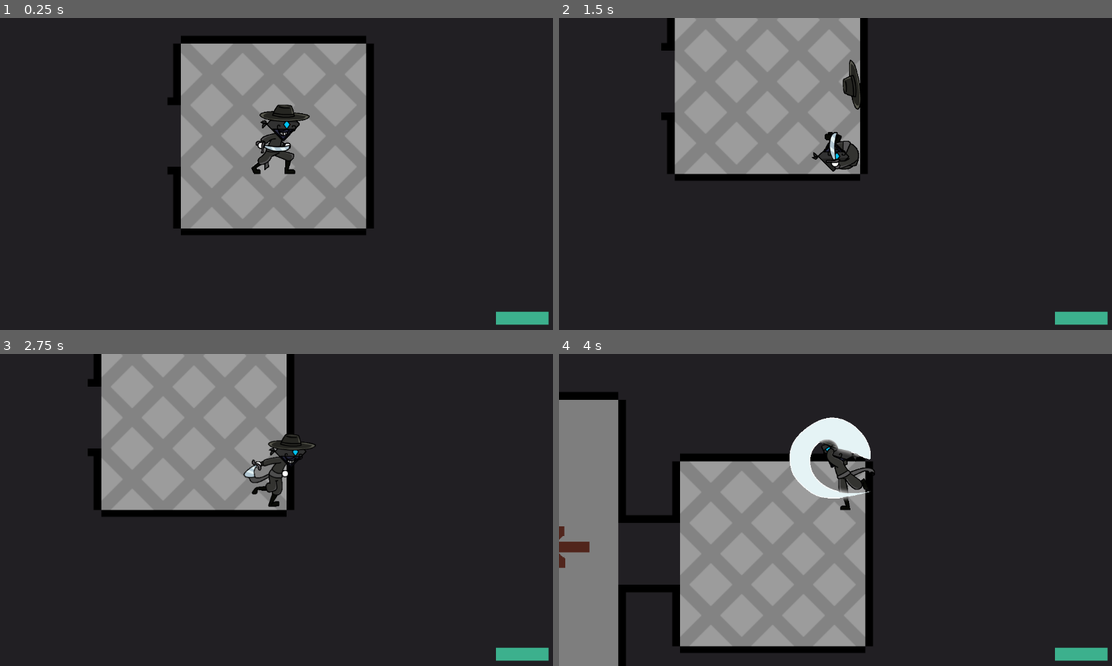
Above: before the commit, frames 1-4 (two rows, left to right).
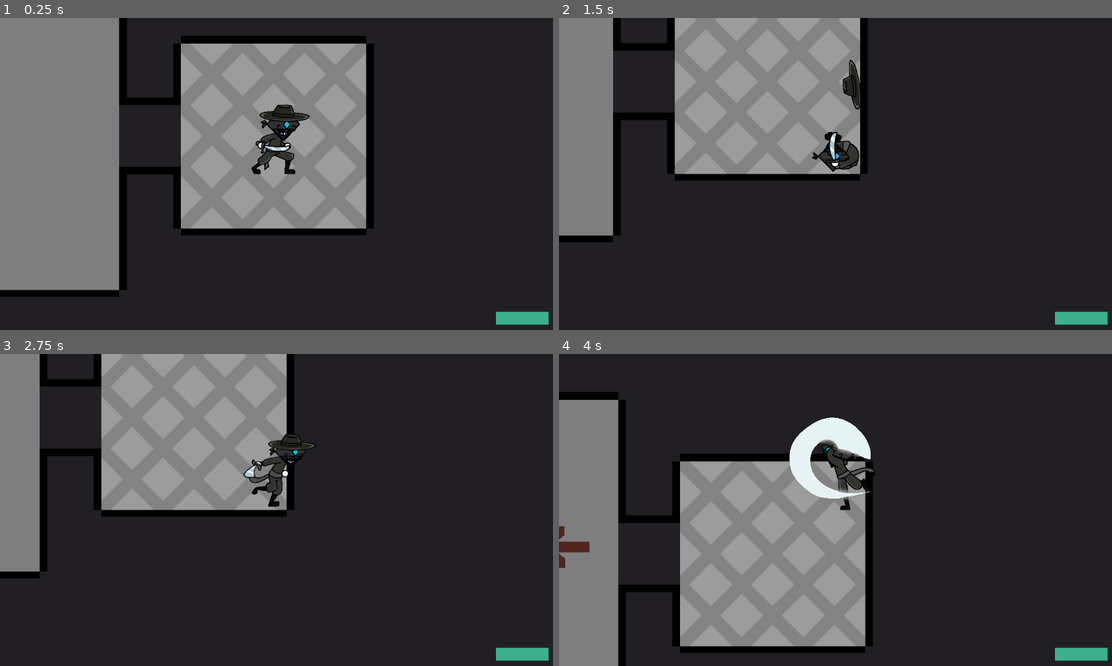
Above: after the commit, the same moments.

Repository: t0qen/gamejam-baudo
Game: Godot game, scene res://scenes/levels/level_2_ascenceur.tscn
The game is run twice, just before and just after one commit, with the same random seed, the same clock (stepped at 60 frames per second) and the same inputs. This scene is started directly instead of the project's main scene.
Inputs:
- Up to frame 1 (0.25 s): no input
- Up to frame 2 (1.5 s): hold D (move_right) 0.53-1.28 s; tap E (attack) at 0.6 s; hold S (move_down) from 1.28 s (still down); tap Space (dash) at 1.35 s
- Up to frame 3 (2.75 s): release S (move_down) at 2.03 s; hold D (move_right) from 2.03 s (still down); tap E (attack) at 2.1 s
- Up to frame 4 (4 s): release D (move_right) at 2.78 s; hold W (move_up) 2.78-3.53 s; tap Space (dash) at 2.85 s; hold A (move_left) from 3.53 s (still down); tap E (attack) at 3.6 s

The runs differ from the first frame. In frame 1, 20% of the frame differs, in the area x 0-31%, y 0-90%; in frame 2, 8.1%; in frame 3, 6.2%; in frame 4, nothing differs.

Commit message:
Modified ascenceur level

Diff:
--- a/scenes/levels/credits.tscn
+++ b/scenes/levels/credits.tscn
@@ -2,12 +2,29 @@
 
 [ext_resource type="Script" uid="uid://bam6l1aj3b1fk" path="res://scripts/levels/credits.gd" id="1_kxfi0"]
 
-[node name="credits" type="Node2D"]
+[node name="credits" type="Control"]
+layout_mode = 3
+anchors_preset = 15
+anchor_right = 1.0
+anchor_bottom = 1.0
+offset_right = -1152.0
+offset_bottom = -648.0
+grow_horizontal = 2
+grow_vertical = 2
 script = ExtResource("1_kxfi0")
 
+[node name="ColorRect" type="ColorRect" parent="."]
+layout_mode = 0
+offset_left = -8.0
+offset_right = 1169.0
+offset_bottom = 662.0
+color = Color(0.10748, 0.10748, 0.10748, 1)
+
 [node name="Label" type="Label" parent="."]
-offset_right = 40.0
-offset_bottom = 23.0
+offset_left = 400.0
+offset_top = 112.0
+offset_right = 732.0
+offset_bottom = 447.0
 text = "-- GAME ENGINE
 Godot
 
@@ -22,11 +39,8 @@
 DarkPhoenix
 "
 
-[node name="Camera2D" type="Camera2D" parent="."]
-position = Vector2(192, 56)
-
 [node name="switch" type="Timer" parent="."]
-wait_time = 5.0
+wait_time = 20.0
 one_shot = true
 
 [connection signal="timeout" from="switch" to="." method="_on_switch_timeout"]
--- a/scenes/levels/level_2_ascenceur.tscn
+++ b/scenes/levels/level_2_ascenceur.tscn
@@ -147,6 +147,10 @@
 [sub_resource type="RectangleShape2D" id="RectangleShape2D_vkduq"]
 size = Vector2(37, 63.5)
 
+[sub_resource type="WorldBoundaryShape2D" id="WorldBoundaryShape2D_ohuyx"]
+normal = Vector2(0.99994, -0.0109883)
+distance = 81.0391
+
 [sub_resource type="RectangleShape2D" id="RectangleShape2D_ohuyx"]
 size = Vector2(76, 746)
 
@@ -218,6 +222,14 @@
 position = Vector2(1575, -5.5)
 shape = SubResource("RectangleShape2D_vkduq")
 
+[node name="tqt_frr" type="StaticBody2D" parent="."]
+collision_layer = 16
+collision_mask = 5
+
+[node name="CollisionShape2D" type="CollisionShape2D" parent="tqt_frr"]
+position = Vector2(-2899, 17)
+shape = SubResource("WorldBoundaryShape2D_ohuyx")
+
 [node name="block_enemies" type="StaticBody2D" parent="."]
 collision_layer = 32
 collision_mask = 4
@@ -243,6 +255,7 @@
 position = Vector2(969, 15)
 
 [node name="hide_etage" type="MeshInstance2D" parent="."]
+visible = false
 modulate = Color(0.129412, 0.121569, 0.137255, 1)
 position = Vector2(-1054.13, 35.3749)
 scale = Vector2(3588.25, 1693.25)
--- a/scripts/levels/credits.gd
+++ b/scripts/levels/credits.gd
@@ -1,4 +1,4 @@
-extends Node2D
+extends Control
 
 func _ready() -> void:
 	$switch.start()
--- a/scripts/levels/level_2_ascenceur.gd
+++ b/scripts/levels/level_2_ascenceur.gd
@@ -20,7 +20,7 @@
 	$Arrow1.show()
 	$Arrow2.hide()
 	is_step_1_complete = true
-
+	$AsceuseurKey.hide()
 
 
 func _on_step_2_body_entered(body: Node2D) -> void:
Not shown: 1 places in scenes/levels/level_2_ascenceur.tscn that only renumber resources
